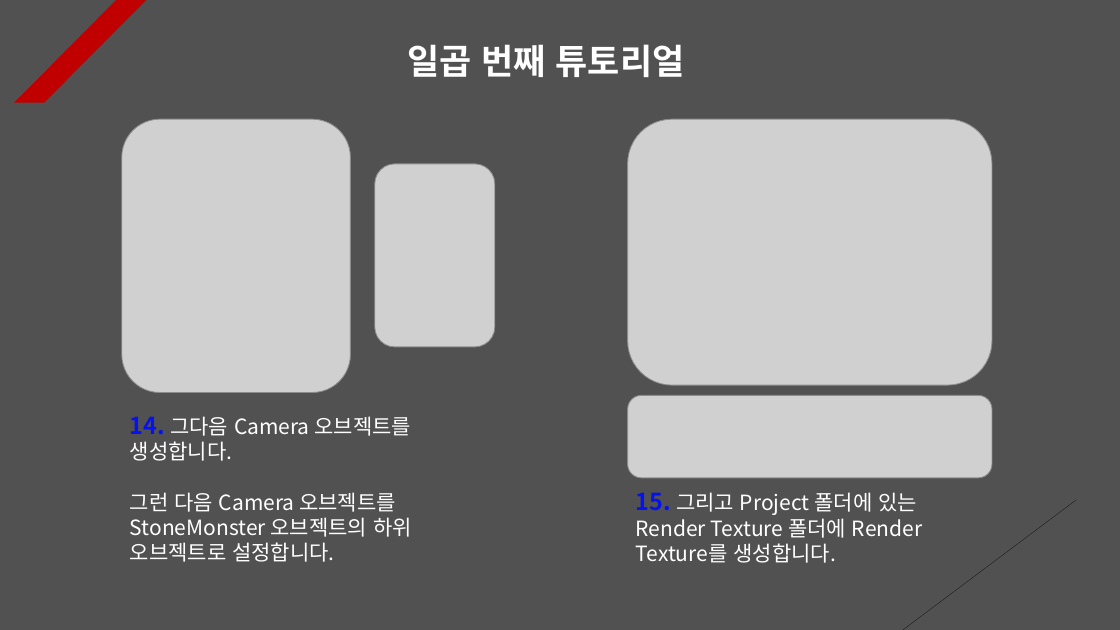
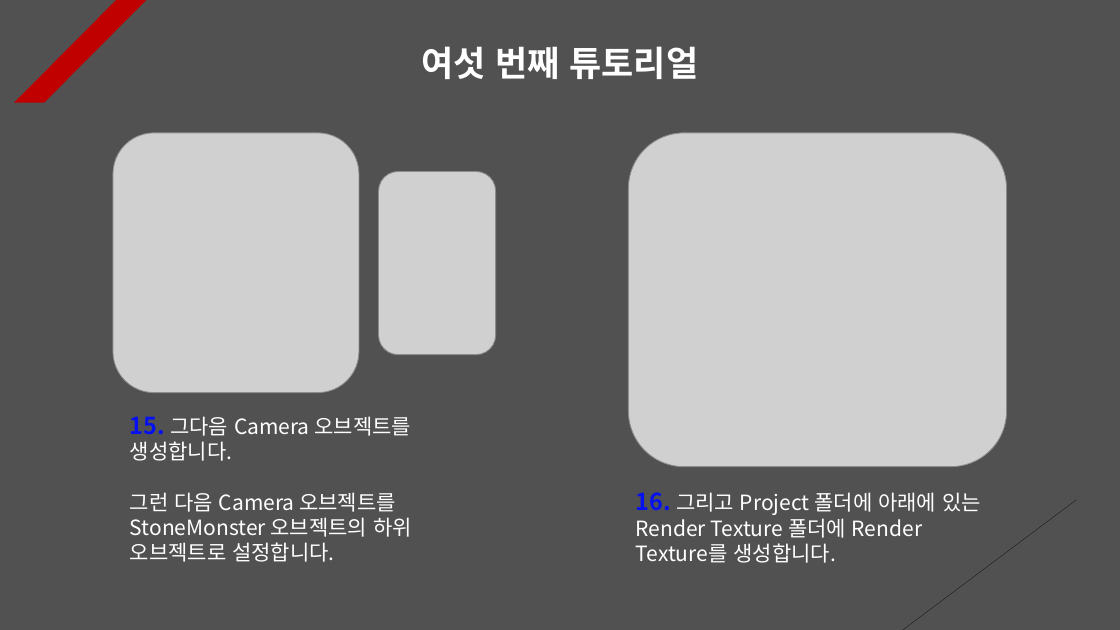
Before and after one commit to Unity2033/3D-UnityEngine, a slide deck: slide 9 of Assets/Class/Rotation/PPT Data/Rotation Example.pptx. Drawn at 1120x630 pixels with LibreOffice and Linux fonts; fonts in the diff are those of the drawing; grey boxes stand for pictures. Boxes give left, top, right and bottom in pixels: in the first picture for what was removed or moved away, otherwise in the second. Text is boxed around its words. In the diff, an @@ line names an element or a change of style, - is before the commit and + after.

```diff
--- a/Assets/Class/Rotation/PPT Data/Rotation Example.pptx
+++ b/Assets/Class/Rotation/PPT Data/Rotation Example.pptx
@@ text at <box>421,46,699,79</box>: text changed @@
-일곱 번째 튜토리얼
+여섯 번째 튜토리얼
@@ picture: place and size @@
-picture at <box>122,119,350,392</box>
+picture at <box>113,133,360,392</box>
@@ picture: place and size @@
-picture at <box>628,119,992,386</box>
+picture at <box>628,133,1007,466</box>
@@ picture: place and size @@
-picture at <box>375,164,495,347</box>
+picture at <box>379,171,496,355</box>
@@ text at <box>130,416,412,461</box>: text changed @@
-14. 그다음 Camera 오브젝트를 생성합니다.
+15. 그다음 Camera 오브젝트를 생성합니다.
@@ picture removed at <box>628,396,992,478</box> @@
@@ text at <box>636,492,981,563</box>: text changed @@
-15. 그리고 Project 폴더에 있는 Render Texture 폴더에 Render Texture를 생성합니다.
+16. 그리고 Project 폴더에 아래에 있는 Render Texture 폴더에 Render Texture를 생성합니다.
```
Also in this commit, not shown: 10 other slides changed, 1 slide added, 1 slide removed, 14 other files.
